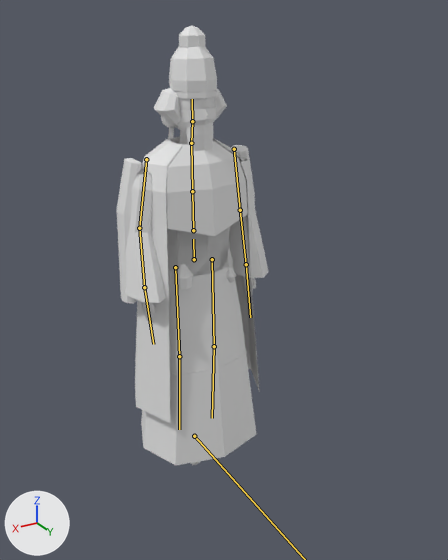
The glTF model actors/models/man.glb as it was, and as the next commit left it.
Both versions are drawn from a 50 mm lens placed at (1.179, 2.215, 1.928), pointed at (-0.019, 0.218, 0.93). The axes (+X, +Y, +Z) are drawn at lower left. The lights are the same throughout. The older version comes first. The bones that change, and the others that lie on the model, are drawn over the model as lines.

Objects in the first picture: 'man_base', 'man_beard_square', 'man_belt_things', 'man_caftan', 'man_cap_tall', 'man_cloak', 'man_fillet', 'man_globe', 'man_hair_bushy', 'man_hair_curls', 'man_hides', 'man_legs_baggy', 'man_padam', 'man_robe'.
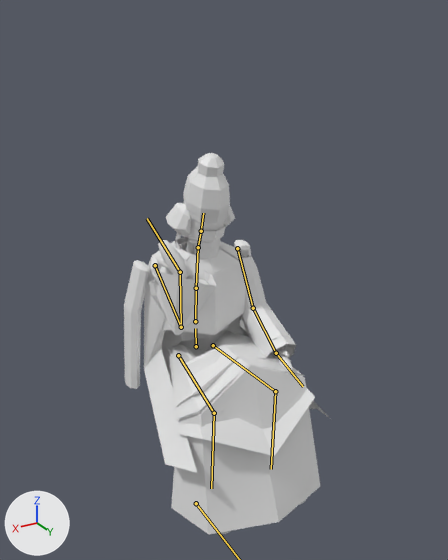
The newer file adds an action. The first version stands in its rest pose; the second is drawn at frame 30 of the action 'eat_bench-loop'.

Location of each change, (x1, y1, x2, y2) in pixels of the pictures (448 x 560 px):
```json
{"object": "man_robe", "change": "posed", "before": [125, 139, 269, 465], "after": [149, 241, 320, 534], "on screen": "19% wider, 10% shorter"}
{"object": "man_cloak", "change": "posed", "before": [117, 137, 260, 423], "after": [124, 237, 329, 472], "on screen": "43% wider, 18% shorter"}
{"object": "man_hides", "change": "posed", "before": [166, 137, 248, 236], "after": [162, 238, 247, 335]}
{"object": "man_caftan", "change": "posed", "before": [169, 266, 247, 396], "after": [165, 275, 315, 456]}
{"object": "man_cap_tall", "change": "posed", "before": [169, 46, 217, 92], "after": [183, 167, 230, 218], "on screen": "11% taller"}
{"object": "man_coat", "change": "posed", "after": [173, 333, 302, 418], "on screen": "not visible before"}
{"object": "man_base", "change": "posed", "before": [142, 90, 256, 465], "after": [155, 211, 307, 534], "on screen": "33% wider, 14% shorter"}
{"object": "man_hair_bushy", "change": "posed", "before": [154, 88, 227, 125], "after": [166, 201, 235, 237]}
{"object": "man_beard_square", "change": "posed", "before": [186, 122, 213, 152], "after": [193, 239, 220, 260]}
{"object": "man_padam", "change": "posed", "before": [177, 107, 216, 132], "after": [187, 223, 225, 244]}
{"object": "man_globe", "change": "posed", "before": [179, 26, 205, 47], "after": [197, 153, 224, 177]}
{"object": "man_fillet", "change": "posed", "before": [168, 92, 217, 139], "after": [175, 203, 228, 240], "on screen": "8% wider, 21% shorter"}
{"object": "man_hair_curls", "change": "posed", "before": [161, 116, 177, 127], "on screen": "not visible afterwards"}
{"bone": "spine", "before": "(193, 230) to (192, 191)", "after": "(195, 321) to (196, 288)"}
{"bone": "chest", "before": "(192, 191) to (191, 143)", "after": "(196, 288) to (198, 247)"}
{"bone": "neck", "before": "(191, 143) to (192, 121)", "after": "(198, 247) to (201, 231)"}
{"bone": "head", "before": "(192, 121) to (192, 99)", "after": "(201, 231) to (203, 213)"}
{"bone": "upper_arm_l", "before": "(234, 149) to (240, 210)", "after": "(237, 248) to (253, 308)"}
{"bone": "forearm_l", "before": "(240, 210) to (246, 264)", "after": "(253, 308) to (276, 353)"}
{"bone": "hand_l", "before": "(246, 264) to (250, 317)", "after": "(276, 353) to (303, 386)"}
{"bone": "upper_arm_r", "before": "(146, 159) to (139, 228)", "after": "(155, 265) to (181, 327)"}
{"bone": "forearm_r", "before": "(139, 228) to (144, 287)", "after": "(181, 327) to (180, 272)"}
{"bone": "hand_r", "before": "(144, 287) to (153, 344)", "after": "(180, 272) to (147, 218)"}
{"bone": "thigh_l", "before": "(212, 259) to (214, 346)", "after": "(213, 345) to (275, 391)"}
{"bone": "shin_l", "before": "(214, 346) to (212, 418)", "after": "(275, 391) to (271, 469)"}
{"bone": "thigh_r", "before": "(175, 267) to (179, 356)", "after": "(178, 355) to (214, 413)"}
{"bone": "shin_r", "before": "(179, 356) to (179, 429)", "after": "(214, 413) to (211, 488)"}
```

Edits to the scene script, one JSON object a line:
```json
{"block": "bone_root", "where": "bone_root = bpy.data.objects['man'].pose.bones['root']"}
{"op": "set", "path": "bone_root.location", "old": "(0.0, 0.0, 0.0)", "new": "(0.0, 0.0, -0.43)"}
{"block": "bone_spine", "where": "bone_spine = bpy.data.objects['man'].pose.bones['spine']  # child of 'hips'"}
{"op": "set", "path": "bone_spine.rotation_quaternion", "old": "(1.0, 0.0, 0.0, 0.0)", "new": "(0.999, -0.035, 0.0, 0.0)", "note": "degrees (0, 0, 0) -> degrees (-4, 0, 0)"}
{"block": "bone_chest", "where": "bone_chest = bpy.data.objects['man'].pose.bones['chest']  # child of 'spine'"}
{"op": "set", "path": "bone_chest.rotation_quaternion", "old": "(1.0, 0.0, 0.0, 0.0)", "new": "(0.999, -0.035, 0.0, 0.0)", "note": "degrees (0, 0, 0) -> degrees (-4, 0, 0)"}
{"block": "bone_neck", "where": "bone_neck = bpy.data.objects['man'].pose.bones['neck']  # child of 'chest'"}
{"op": "set", "path": "bone_neck.rotation_quaternion", "old": "(1.0, 0.0, 0.0, 0.0)", "new": "(1.0, -0.026, 0.0, 0.0)", "note": "degrees (0, 0, 0) -> degrees (-3, 0, 0)"}
{"block": "bone_head", "where": "bone_head = bpy.data.objects['man'].pose.bones['head']  # child of 'neck'"}
{"op": "set", "path": "bone_head.rotation_quaternion", "old": "(1.0, 0.0, 0.0, 0.0)", "new": "(0.999, -0.035, 0.0, 0.0)", "note": "degrees (0, 0, 0) -> degrees (-4, 0, 0)"}
{"block": "bone_upper_arm_l", "where": "bone_upper_arm_l = bpy.data.objects['man'].pose.bones['upper_arm_l']  # child of 'chest'"}
{"op": "set", "path": "bone_upper_arm_l.rotation_quaternion", "old": "(1.0, 0.0, 0.0, 0.0)", "new": "(-0.966, -0.248, 0.043, 0.064)", "note": "degrees (0, 0, 0) -> degrees (29, -3, -8)"}
{"block": "bone_forearm_l", "where": "bone_forearm_l = bpy.data.objects['man'].pose.bones['forearm_l']  # child of 'upper_arm_l'"}
{"op": "set", "path": "bone_forearm_l.rotation_quaternion", "old": "(1.0, 0.0, 0.0, 0.0)", "new": "(0.962, 0.259, 0.069, -0.045)", "note": "degrees (0, 0, 0) -> degrees (30, 9, -3)"}
{"block": "bone_hand_l", "where": "bone_hand_l = bpy.data.objects['man'].pose.bones['hand_l']  # child of 'forearm_l'"}
{"op": "set", "path": "bone_hand_l.rotation_quaternion", "old": "(1.0, 0.0, 0.0, 0.0)", "new": "(0.982, 0.191, 0.004, 0.003)", "note": "degrees (0, 0, 0) -> degrees (22, 0, 0)"}
{"block": "bone_upper_arm_r", "where": "bone_upper_arm_r = bpy.data.objects['man'].pose.bones['upper_arm_r']  # child of 'chest'"}
{"op": "set", "path": "bone_upper_arm_r.rotation_quaternion", "old": "(1.0, 0.0, 0.0, 0.0)", "new": "(-0.921, -0.302, 0.196, -0.149)", "note": "degrees (0, 0, 0) -> degrees (34, -27, 10)"}
{"block": "bone_forearm_r", "where": "bone_forearm_r = bpy.data.objects['man'].pose.bones['forearm_r']  # child of 'upper_arm_r'"}
{"op": "set", "path": "bone_forearm_r.rotation_quaternion", "old": "(1.0, 0.0, 0.0, 0.0)", "new": "(0.336, 0.916, 0.003, 0.219)", "note": "degrees (0, 0, 0) -> degrees (138, -24, 10)"}
{"block": "bone_hand_r", "where": "bone_hand_r = bpy.data.objects['man'].pose.bones['hand_r']  # child of 'forearm_r'"}
{"op": "set", "path": "bone_hand_r.rotation_quaternion", "old": "(1.0, 0.0, 0.0, 0.0)", "new": "(0.966, 0.259, -0.005, -0.004)", "note": "degrees (0, 0, 0) -> degrees (30, 0, -1)"}
{"block": "bone_thigh_l", "where": "bone_thigh_l = bpy.data.objects['man'].pose.bones['thigh_l']  # child of 'hips'"}
{"op": "set", "path": "bone_thigh_l.rotation_quaternion", "old": "(1.0, 0.0, 0.0, 0.0)", "new": "(0.741, 0.668, -0.051, 0.048)", "note": "degrees (0, 0, 0) -> degrees (84, -8, 0)"}
{"block": "bone_shin_l", "where": "bone_shin_l = bpy.data.objects['man'].pose.bones['shin_l']  # child of 'thigh_l'"}
{"op": "set", "path": "bone_shin_l.rotation_quaternion", "old": "(1.0, 0.0, 0.0, 0.0)", "new": "(0.755, -0.656, 0.0, 0.0)", "note": "degrees (0, 0, 0) -> degrees (-82, 0, 0)"}
{"block": "bone_thigh_r", "where": "bone_thigh_r = bpy.data.objects['man'].pose.bones['thigh_r']  # child of 'hips'"}
{"op": "set", "path": "bone_thigh_r.rotation_quaternion", "old": "(1.0, 0.0, 0.0, 0.0)", "new": "(0.741, 0.668, 0.051, -0.048)", "note": "degrees (0, 0, 0) -> degrees (84, 8, 0)"}
{"block": "bone_shin_r", "where": "bone_shin_r = bpy.data.objects['man'].pose.bones['shin_r']  # child of 'thigh_r'"}
{"op": "set", "path": "bone_shin_r.rotation_quaternion", "old": "(1.0, 0.0, 0.0, 0.0)", "new": "(0.731, -0.682, 0.0, 0.0)", "note": "degrees (0, 0, 0) -> degrees (-86, 0, 0)"}
```
